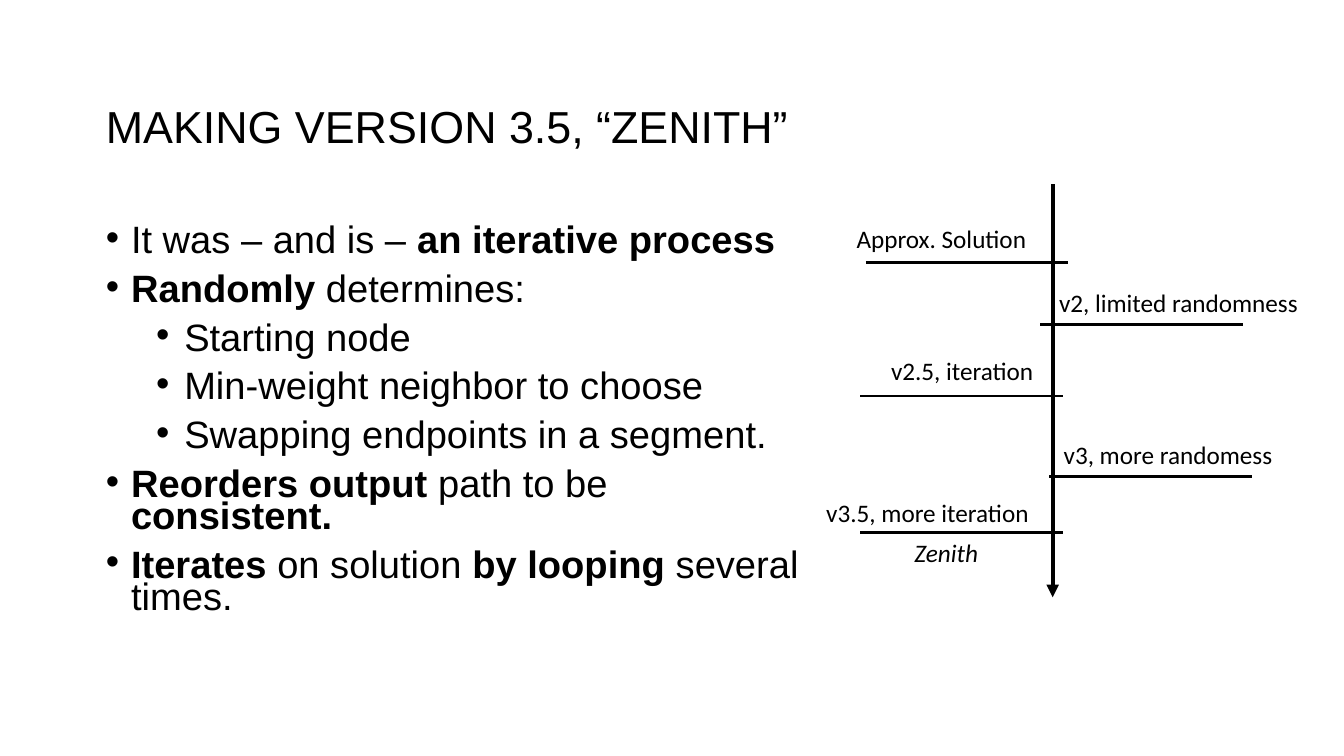
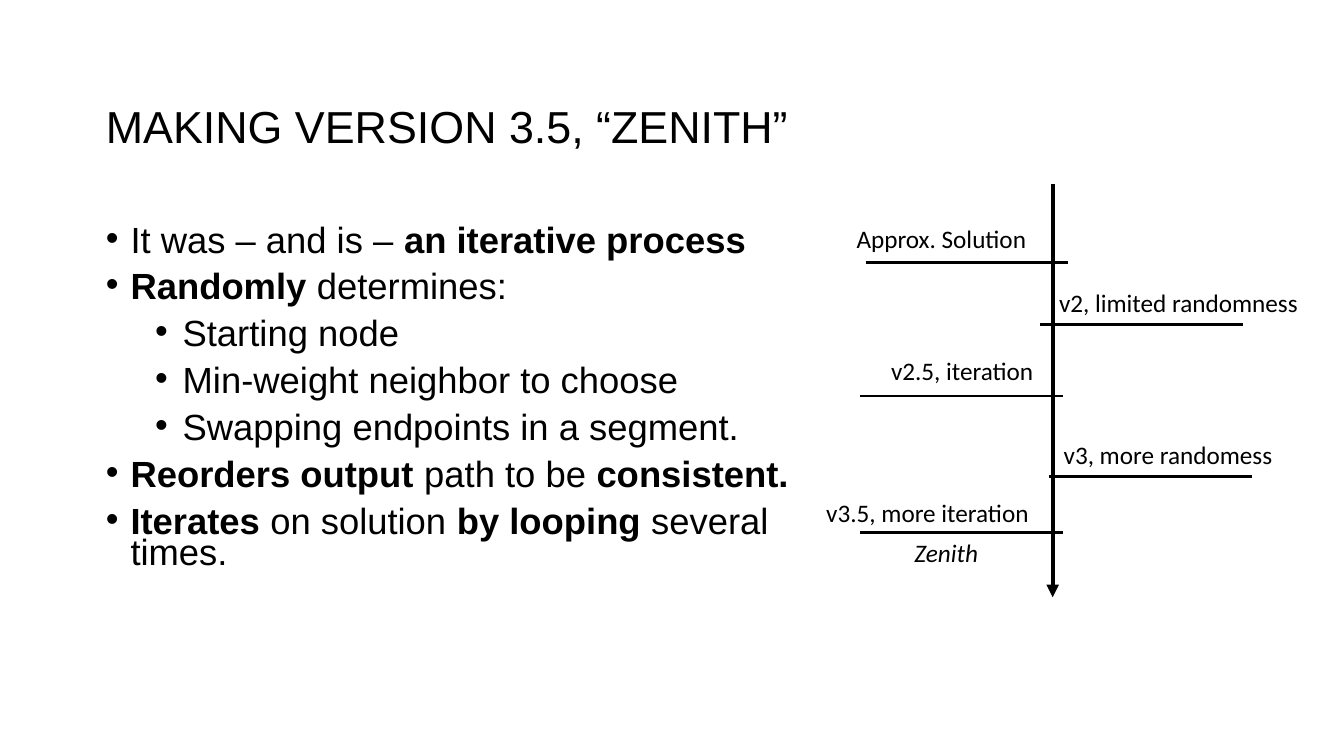
Before and after one commit to PictureOfGray/CS412-Team-NAME, a slide deck: slide 21 of presentations/TeamNAMETSP.pptx (slide 26 before the commit). Drawn at 1344x756 pixels with LibreOffice and Linux fonts; fonts in the diff are those of the drawing; background and template pictures are left out. Boxes give left, top, right and bottom in pixels: in the first picture for what was removed or moved away, otherwise in the second. Text is boxed around its words. In the diff, an @@ line names an element or a change of style, - is before the commit and + after.

```diff
--- a/presentations/TeamNAMETSP.pptx
+++ b/presentations/TeamNAMETSP.pptx
@@ text "It was – and is ..." at bbox=[131, 226, 789, 566]: size 27.2 to 26 pt; indent changed; line spacing 0.7 to 0.72; less space between paragraphs @@
```
Also in this commit, not shown: 16 other slides changed, 5 slides added, 9 slides removed.
